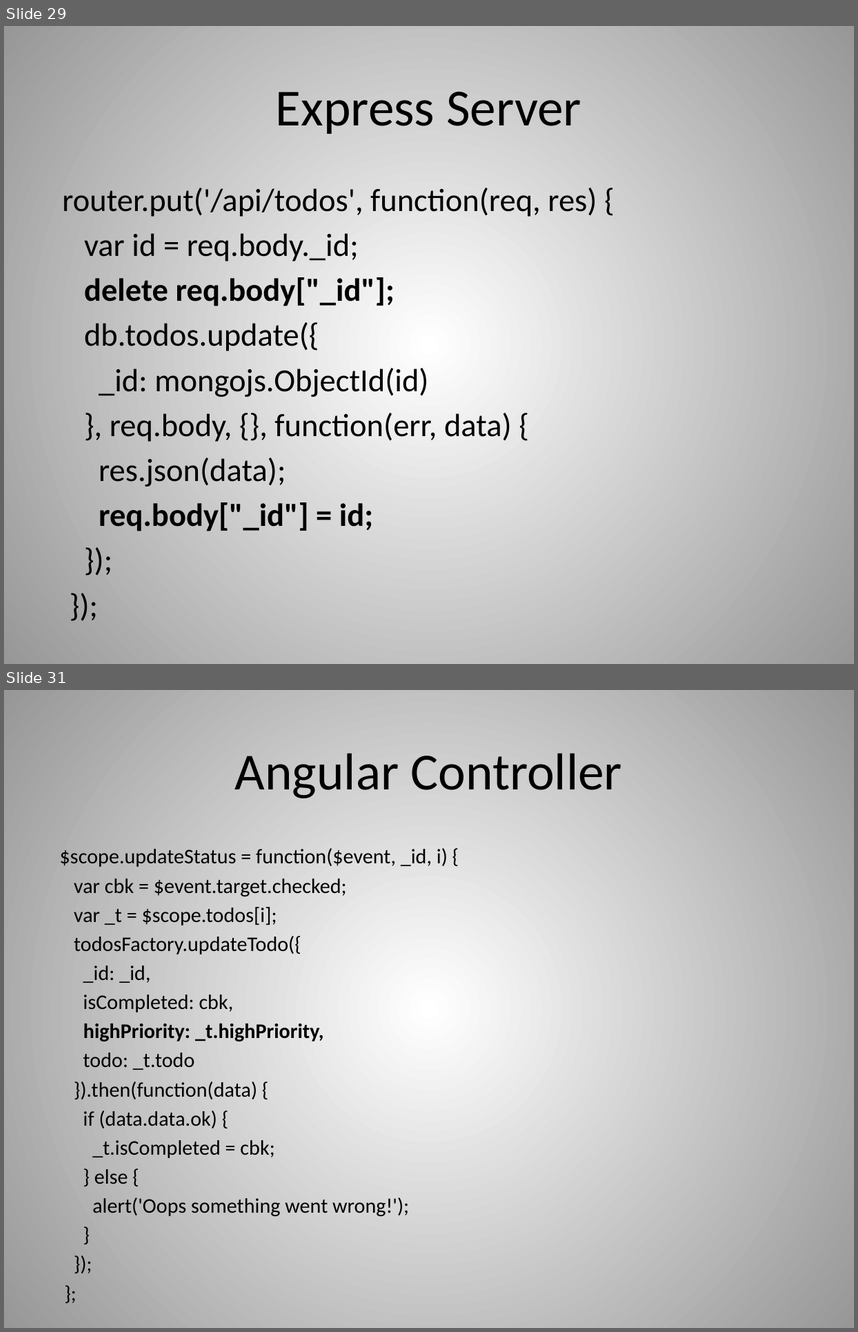
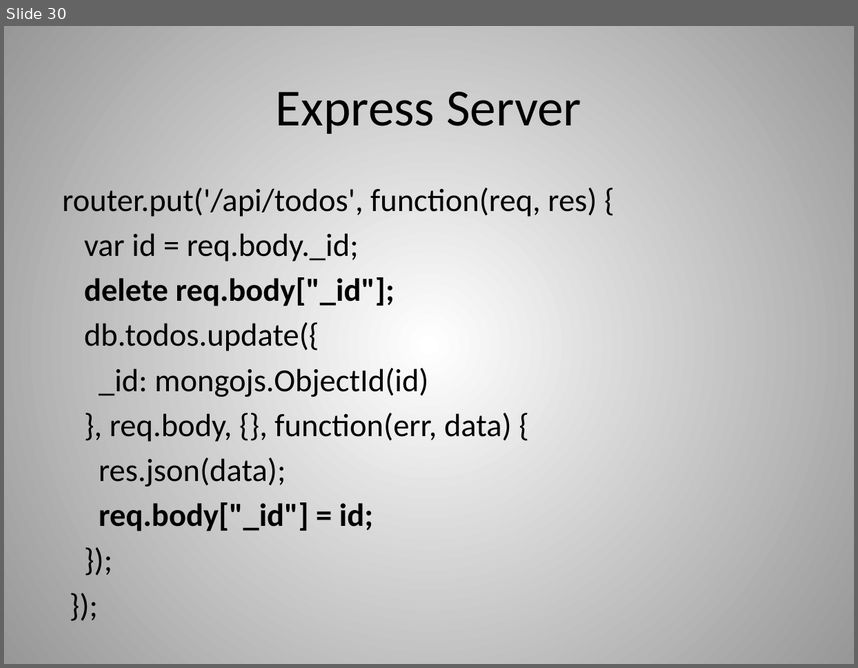
Before and after one commit to dvanvali/mongoDbPresentation, a slide deck: MongoDBChanges.pptx. Shown one above the other, each under a label of ours: slides 29 and 31 before the commit, slide 30 after it; the slides between them are not shown. The pictures are 858x1332 and 858x668 pixels, drawn with LibreOffice and Linux fonts; fonts in the diff are those of the drawing. Boxes give left, top, right and bottom in pixels: in the first picture for what was removed or moved away, otherwise in the second. Text is boxed around its words. In the diff, an @@ line names an element or a change of style, - is before the commit and + after.

Commit message:
Update angular example

```diff
--- a/MongoDBChanges.pptx
+++ b/MongoDBChanges.pptx
@@ slide 31 removed at bbox=[4, 690, 854, 1328], background gradient #FFFFFF to #979797 @@
@@ title removed at bbox=[235, 753, 622, 798] @@
-Angular Controller
@@ text removed at bbox=[60, 848, 448, 1216] @@
-$scope.updateStatus = function($event, _id, i) {
-var cbk = $event.target.checked;
-var _t = $scope.todos[i];
-todosFactory.updateTodo({
-_id: _id,
-isCompleted: cbk,
-highPriority: _t.highPriority,
-todo: _t.todo
-}).then(function(data) {
-if (data.data.ok) {
-_t.isCompleted = cbk;
-} else {
-alert('Oops something went wrong!');
-}
-});
-};
@@ what was slide 29 is now slide 30 @@
```
Also in this commit, not shown: 5 slides changed.
